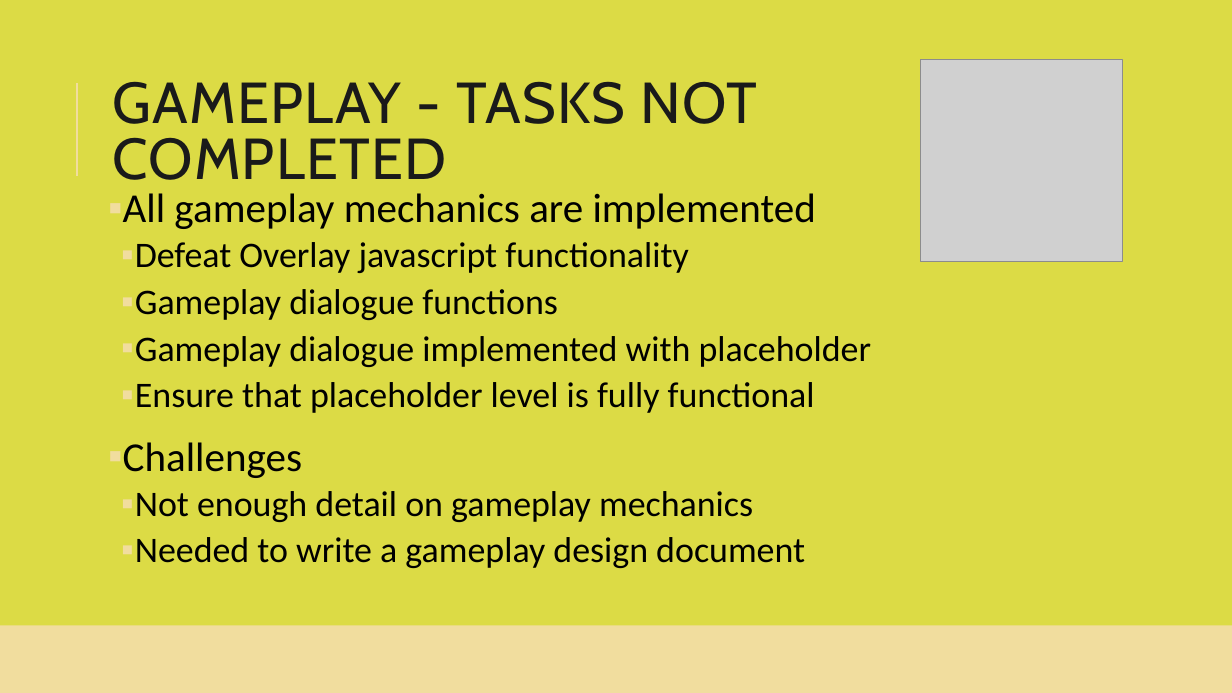
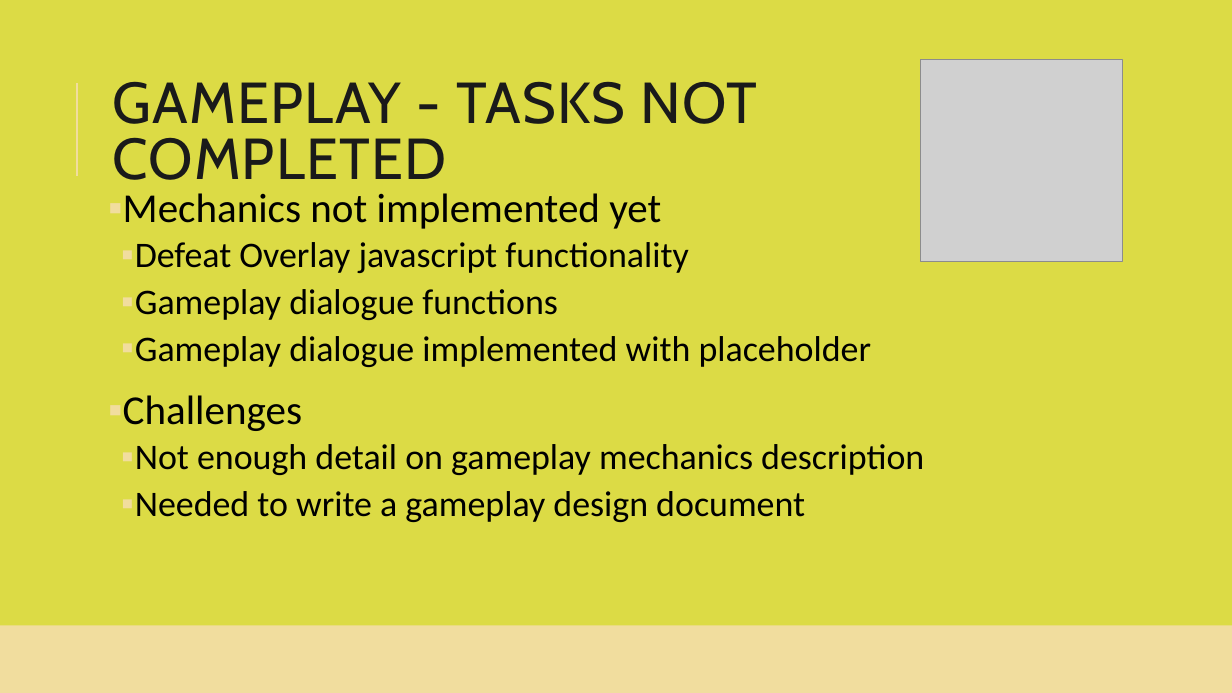
Before and after one commit to smiyaoka/forkPotatoDOC, a slide deck: slide 7 of ForkandPotatoSprint1.pptx. Drawn at 1232x693 pixels with LibreOffice and Linux fonts; fonts in the diff are those of the drawing; grey boxes stand for pictures. Boxes give left, top, right and bottom in pixels: in the first picture for what was removed or moved away, otherwise in the second. Text is boxed around its words. In the diff, an @@ line names an element or a change of style, - is before the commit and + after.

```diff
--- a/ForkandPotatoSprint1.pptx
+++ b/ForkandPotatoSprint1.pptx
@@ text at box(123, 193, 661, 229): text changed @@
-▪ All gameplay mechanics are implemented
+▪ Mechanics not implemented yet
@@ text at box(135, 382, 815, 413): paragraph removed @@
-  ▪ Ensure that placeholder level is fully functional
@@ text at box(135, 444, 924, 475): text changed @@
-  ▪ Not enough detail on gameplay mechanics
+  ▪ Not enough detail on gameplay mechanics description
```
Also in this commit, not shown: 6 other slides changed.
